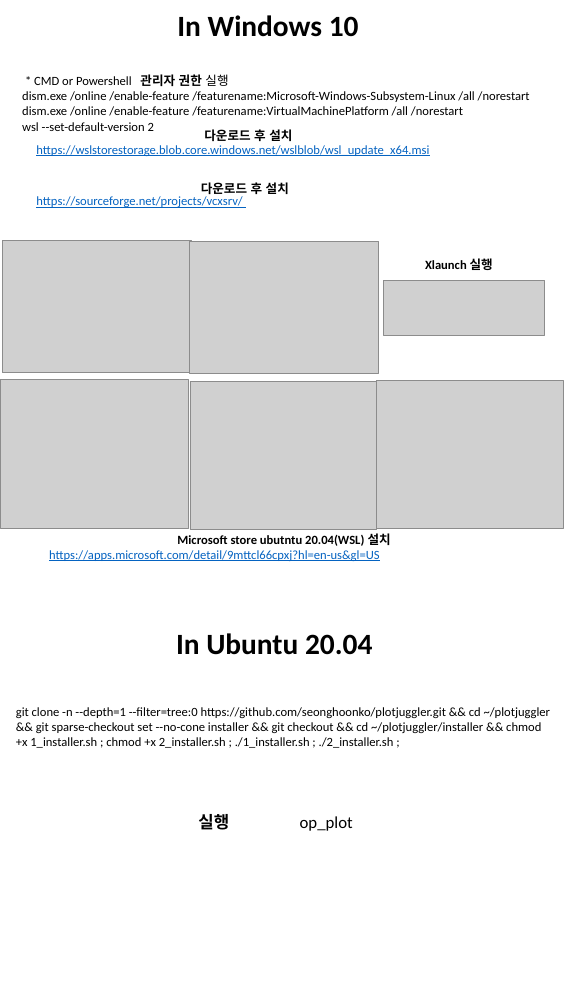
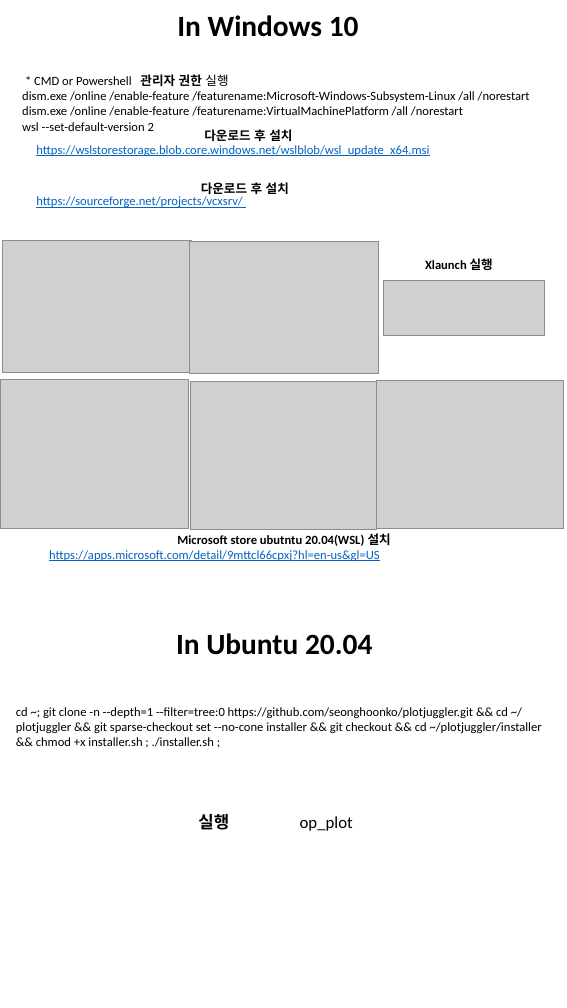
Before and after one commit to KeIIogg/tools, a slide deck: slide 2 of etc/Install plotjuggler with wsl2.pptx. Drawn at 567x1008 pixels with LibreOffice and Linux fonts; fonts in the diff are those of the drawing; grey boxes stand for pictures. Boxes give left, top, right and bottom in pixels: in the first picture for what was removed or moved away, otherwise in the second. Text is boxed around its words. In the diff, an @@ line names an element or a change of style, - is before the commit and + after.

```diff
--- a/etc/Install plotjuggler with wsl2.pptx
+++ b/etc/Install plotjuggler with wsl2.pptx
@@ text at box(16, 707, 542, 747): text changed @@
-git clone -n --depth=1 --filter=tree:0 https://github.com/seonghoonko/plotjuggler.git && cd ~/plotjuggler && git sparse-checkout set --no-cone installer && git checkout && cd ~/plotjuggler/installer && chmod +x 1_installer.sh ; chmod +x 2_installer.sh ; ./1_installer.sh ; ./2_installer.sh ;
+cd ~; git clone -n --depth=1 --filter=tree:0 https://github.com/seonghoonko/plotjuggler.git && cd ~/plotjuggler && git sparse-checkout set --no-cone installer && git checkout && cd ~/plotjuggler/installer && chmod +x installer.sh ; ./installer.sh ;
```
Also in this commit, not shown: 1 other slide changed, 1 other file.
